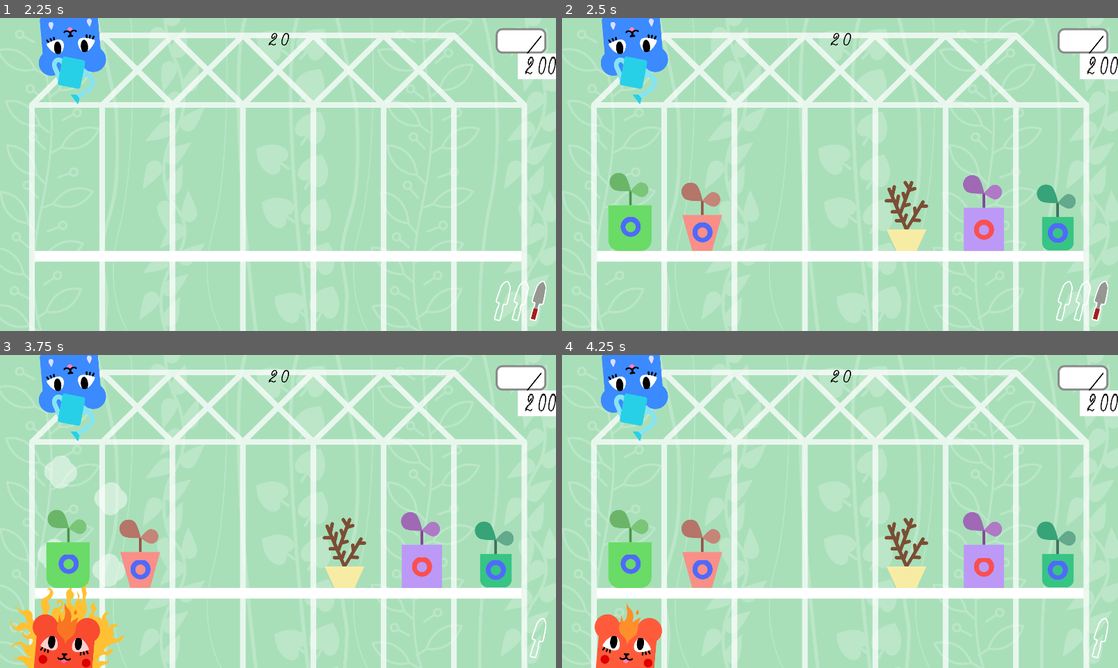
Above: before the commit, frames 1-4 (two rows, left to right).
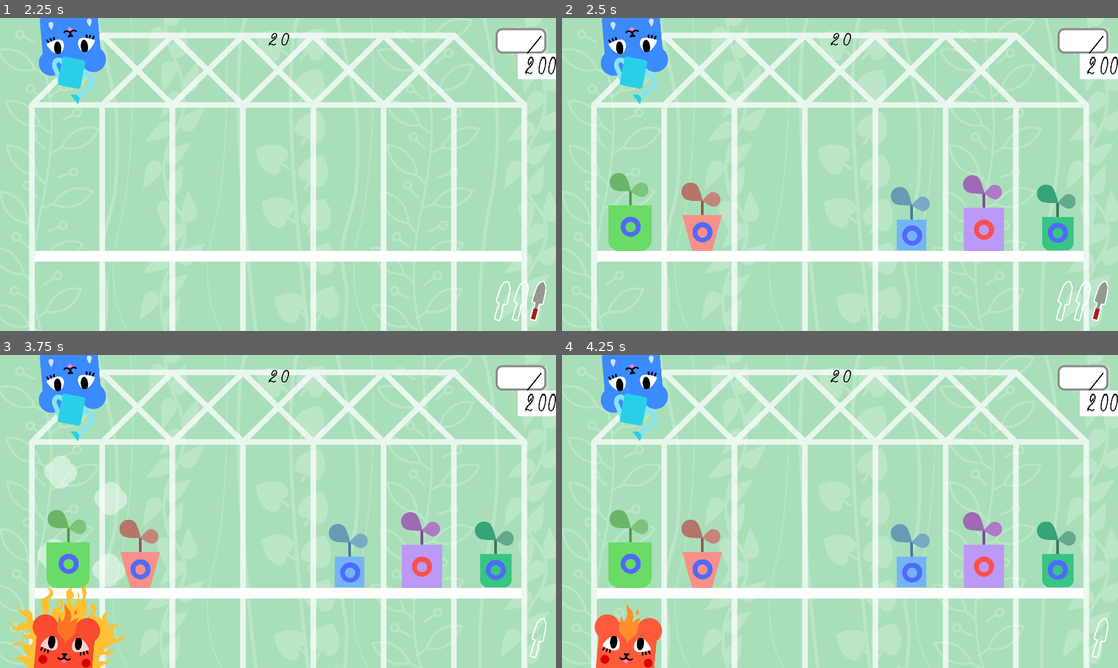
Above: after the commit, the same moments.

Repository: Janakanty/Mongoose-Garden
Game: Godot game, scene res://src/mainGamePlay/main.tscn
Two runs of this game, one before a commit and one after it. Both use one fixed random seed, a clock stepped at 60 frames per second and the inputs below.
Inputs:
- Up to frame 1 (2.25 s): hold Right (right) 0.53-1.28 s; tap E (e) at 0.6 s; tap P (p) at 0.8, 1.35 s; tap Enter at 1.25 s; hold Down (down) 1.28-2.03 s; tap R (r) at 1.55, 2.1 s; tap Space (space) at 2 s; hold Right (right) from 2.03 s (still down)
- Up to frame 2 (2.5 s): keep holding Right (right); tap Space (space) at 2.3 s
- Up to frame 3 (3.75 s): tap Enter at 2.75 s; release Right (right) at 2.78 s; hold Up (up) 2.78-3.53 s; tap Space (space) at 2.85, 3.5 s; tap W (w) at 3.05, 3.6 s; hold Left (left) from 3.53 s (still down)
- Up to frame 4 (4.25 s): keep holding Left (left); tap E (e) at 3.8 s

Frame 1 is identical in both runs. In frame 2, 1.1% of the frame differs, in the area x 25-90%, y 52-75%; in frame 3, 1.1%; in frame 4, 1.1%, in the area x 11-90%, y 52-75%.

Commit message:
26.12.2022

Diff:
--- a/global.gd
+++ b/global.gd
@@ -14,30 +14,31 @@
 var game_over = false
 var multiplier = 1                     # mnożnik punktów
 
+
 # WARTOŚCI ROŚLIN
 var progress_speed = 20
 var progress_speed_disadvantage = 0
 
 #LOBDILLA
 var max_progress_LOBDILLA = 15
-var value_regress_LOBDILLA = 20
+var value_regress_LOBDILLA = 50
 
 #BLEEDI
 var max_progress_BLEEDI = 20
-var value_regress_BLEEDI = 20
+var value_regress_BLEEDI = 50
 var BLEEDI_column = 0
 
 #VIOLIK
 var max_progress_VIOLIK = 40
-var value_regress_VIOLIK = 20
+var value_regress_VIOLIK = 50
 
 #NEEDLI
 var max_progress_NEEDLI = 30
-var value_regress_NEEDLI = 20
+var value_regress_NEEDLI = 50
 
 #BLUMLIT
 var max_progress_BLUMLIT = 30
-var value_regress_BLUMLIT = 20
+var value_regress_BLUMLIT = 50
 
 # FUNKCJE
 func refresh_point():
--- a/src/mainGamePlay/main.gd
+++ b/src/mainGamePlay/main.gd
@@ -149,4 +149,4 @@
 		$plantControl.get_new_plant(2)
 		$plantControl.get_new_plant(3)
 		$plantControl.get_new_plant(4)
-		$plantControl.get_new_plant(6)
+		$plantControl.get_new_plant(5)
--- a/src/mainGamePlay/main.tscn
+++ b/src/mainGamePlay/main.tscn
@@ -363,8 +363,8 @@
 visible = false
 anchor_right = 1.0
 anchor_bottom = 1.0
-margin_right = 128640.0
-margin_bottom = 72360.0
+margin_right = 138240.0
+margin_bottom = 77760.0
 __meta__ = {
 "_edit_use_anchors_": false
 }
@@ -415,7 +415,7 @@
 [node name="Tween" type="Tween" parent="."]
 
 [node name="gameplayMachineTime" type="Timer" parent="."]
-wait_time = 10.0
+wait_time = 15.0
 
 [connection signal="animation_finished" from="changeMongoose" to="." method="_on_changeMongoose_animation_finished"]
 [connection signal="timeout" from="gameplayMachineTime" to="plantControl" method="_on_gameplayMachineTime_timeout"]
--- a/src/plants/plant/plant.gd
+++ b/src/plants/plant/plant.gd
@@ -19,10 +19,14 @@
 var name_plant
 var speed_progress = 10
 var final_progress_speed
+var timer_regres
+var regres_speed = 0.5
+var wait_time_on_timer_good = 0.5
+var wait_time_on_timer_bad = 0.1
 
 
 func _ready():
-		timer_down.wait_time = time_down
+		reset_condition()
 		my_x_position = rect_position.x
 		timer_down.start()
 		change_mode()
@@ -31,11 +35,15 @@
 		lose_way()
 		grow_way(delta)
 
+#KIEDY TIMER SPADNIE DO 0, OBNIŻA KONDYCJE ROŚLINY.
 func _on_Timer_to_lose_timeout():
-		plant_condition = plant_condition - 1
-		if dead == false:
+		timer_regres =  timer_regres - regres_speed
+		if timer_regres <= 0 and dead == false:
+				plant_condition = plant_condition - 1
+				reset_condition()
 				check_plant_condition()
 
+#PO SKOŃCZENIU ANIMACJI ZWOLNIJ PAMIĘĆ O ZAJĘTEJ KOMULNIE I USUŃ KWIATKA
 func _on_Tween_tween_completed(_object, _key):
 		get_parent().plant_slots[my_column-1] = 0
 		queue_free()
@@ -55,12 +63,13 @@
 				tween.interpolate_property($".","rect_global_position", null, Vector2(my_x_position,-1000),0.4, Tween.TRANS_LINEAR, Tween.EASE_IN_OUT)
 				tween.start()
 
+#DODAJ PUNKTY ZA ROŚLINĘ
 func get_point():
 		Global.point += point * Global.multiplier
 		Global.refresh_point()
 
 func reset_condition():
-		timer_down.start()
+		timer_regres = time_down
 
 func effect_plant():
 		match name_plant:
@@ -85,77 +94,178 @@
 						if Global.watering_col1 == 1:
 							progres_bar.value += final_progress_speed * delta
 							reset_condition()
-						else: $textures/progres.value = 0
+						elif Global.evaporating_col1 == 1:
+							timer_down.wait_time = wait_time_on_timer_bad
+							regres_speed = 1
+							time_down
+						else:
+							$textures/progres.value = 0
+							regres_speed = 0.5
+							timer_down.wait_time = wait_time_on_timer_good
+
 					2:
 						if Global.watering_col2 == 1:
 							progres_bar.value += final_progress_speed * delta
 							reset_condition()
-						else: $textures/progres.value = 0
+						elif Global.evaporating_col2 == 1:
+							timer_down.wait_time = wait_time_on_timer_bad
+							regres_speed = 1
+							time_down
+						else:
+							$textures/progres.value = 0
+							regres_speed = 0.5
+							timer_down.wait_time = wait_time_on_timer_good
 					3:
 						if Global.watering_col3 == 1:
 							progres_bar.value += final_progress_speed * delta
 							reset_condition()
-						else: $textures/progres.value = 0
+						elif Global.evaporating_col3 == 1:
+							timer_down.wait_time = wait_time_on_timer_bad
+							regres_speed = 1
+							time_down
+						else:
+							$textures/progres.value = 0
+							regres_speed = 0.5
+							timer_down.wait_time = wait_time_on_timer_good
 					4:
 						if Global.watering_col4 == 1:
 							progres_bar.value += final_progress_speed * delta
 							reset_condition()
-						else: $textures/progres.value = 0
+						elif Global.evaporating_col4 == 1:
+							timer_down.wait_time = wait_time_on_timer_bad
+							regres_speed = 1
+							time_down
+						else:
+							$textures/progres.value = 0
+							regres_speed = 0.5
+							timer_down.wait_time = wait_time_on_timer_good
 					5:
 						if Global.watering_col5 == 1:
 							progres_bar.value += final_progress_speed * delta
 							reset_condition()
-						else: $textures/progres.value = 0
+						elif Global.evaporating_col5 == 1:
+							timer_down.wait_time = wait_time_on_timer_bad
+							regres_speed = 1
+							time_down
+						else:
+							$textures/progres.value = 0
+							regres_speed = 0.5
+							timer_down.wait_time = wait_time_on_timer_good
 					6:
 						if Global.watering_col6 == 1:
 							progres_bar.value += final_progress_speed * delta
 							reset_condition()
-						else: $textures/progres.value = 0
+						elif Global.evaporating_col6 == 1:
+							timer_down.wait_time = wait_time_on_timer_bad
+							regres_speed = 1
+							time_down
+						else:
+							$textures/progres.value = 0
+							regres_speed = 0.5
+							timer_down.wait_time = wait_time_on_timer_good
 					7:
 						if Global.watering_col7 == 1:
 							progres_bar.value += final_progress_speed * delta
 							reset_condition()
-						else: $textures/progres.value = 0
+						elif Global.evaporating_col7 == 1:
+							timer_down.wait_time = wait_time_on_timer_bad
+							regres_speed = 1
+							time_down
+						else:
+							$textures/progres.value = 0
+							regres_speed = 0.5
+							timer_down.wait_time = wait_time_on_timer_good
 		elif mode == 1:
 				match my_column:
 					1:
 						if Global.evaporating_col1 == 1:
 							progres_bar.value += final_progress_speed * delta
 							reset_condition()
-						else: $textures/progres.value = 0
+						elif Global.watering_col1 == 1:
+							timer_down.wait_time = wait_time_on_timer_bad
+							regres_speed = 1
+							time_down
+						else:
+							$textures/progres.value = 0
+							regres_speed = 0.5
+							timer_down.wait_time = wait_time_on_timer_good
 					2:
 						if Global.evaporating_col2 == 1:
 							progres_bar.value += final_progress_speed * delta
 							reset_condition()
-						else: $textures/progres.value = 0
+						elif Global.watering_col2 == 1:
+							timer_down.wait_time = wait_time_on_timer_bad
+							regres_speed = 1
+							time_down
+						else:
+							$textures/progres.value = 0
+							regres_speed = 0.5
+							timer_down.wait_time = wait_time_on_timer_good
 					3:
 						if Global.evaporating_col3 == 1:
 							progres_bar.value += final_progress_speed * delta
 							reset_condition()
-						else: $textures/progres.value = 0
+						elif Global.watering_col3 == 1:
+							timer_down.wait_time = wait_time_on_timer_bad
+							regres_speed = 1
+							time_down
+						else:
+							$textures/progres.value = 0
+							regres_speed = 0.5
+							timer_down.wait_time = wait_time_on_timer_good
 					4:
 						if Global.evaporating_col4 == 1:
 							progres_bar.value += final_progress_speed * delta
 							reset_condition()
+						elif Global.watering_col4 == 1:
+							timer_down.wait_time = wait_time_on_timer_bad
+							regres_speed = 1
+							time_down
+						else:
+							$textures/progres.value = 0
+							regres_speed = 0.5
+							timer_down.wait_time = wait_time_on_timer_good
 					5:
 						if Global.evaporating_col5 == 1:
 							progres_bar.value += final_progress_speed * delta
 							reset_condition()
-						else: $textures/progres.value = 0
+						elif Global.watering_col5 == 1:
+							timer_down.wait_time = wait_time_on_timer_bad
+							regres_speed = 1
+							time_down
+						else:
+							$textures/progres.value = 0
+							regres_speed = 0.5
+							timer_down.wait_time = wait_time_on_timer_good
 					6:
 						if Global.evaporating_col6 == 1:
 							progres_bar.value += final_progress_speed * delta
 							reset_condition()
-						else: $textures/progres.value = 0
+						elif Global.watering_col6 == 1:
+							timer_down.wait_time = wait_time_on_timer_bad
+							regres_speed = 1
+							time_down
+						else:
+							$textures/progres.value = 0
+							regres_speed = 0.5
+							timer_down.wait_time = wait_time_on_timer_good
 					7:
 						if Global.evaporating_col7 == 1:
 							progres_bar.value += final_progress_speed * delta
 							reset_condition()
-						else: $textures/progres.value = 0
-
+						elif Global.watering_col7 == 1:
+							timer_down.wait_time = wait_time_on_timer_bad
+							regres_speed = 1
+							time_down
+						else:
+							$textures/progres.value = 0
+							regres_speed = 0.5
+							timer_down.wait_time = wait_time_on_timer_good
+
+#JEŻELI ROŚLINA NIE UMARŁA, AKTUALIZUJ CZAS POZOSTAŁY DO ŚMIERCI
 func lose_way():
 		if dead == false:
-				regres_bar.value = timer_down.time_left
+				regres_bar.value = timer_regres
 				regres_bar.show()
 
 func progres_and_regress_bars_hide():
--- a/src/plants/plant/plant.tscn
+++ b/src/plants/plant/plant.tscn
@@ -158,7 +158,7 @@
 [node name="stars" parent="textures/plantREADY" instance=ExtResource( 9 )]
 
 [node name="Timer_to_lose" type="Timer" parent="."]
-wait_time = 5.0
+wait_time = 0.5
 autostart = true
 
 [node name="Area2D" type="Area2D" parent="." groups=["plant"]]
